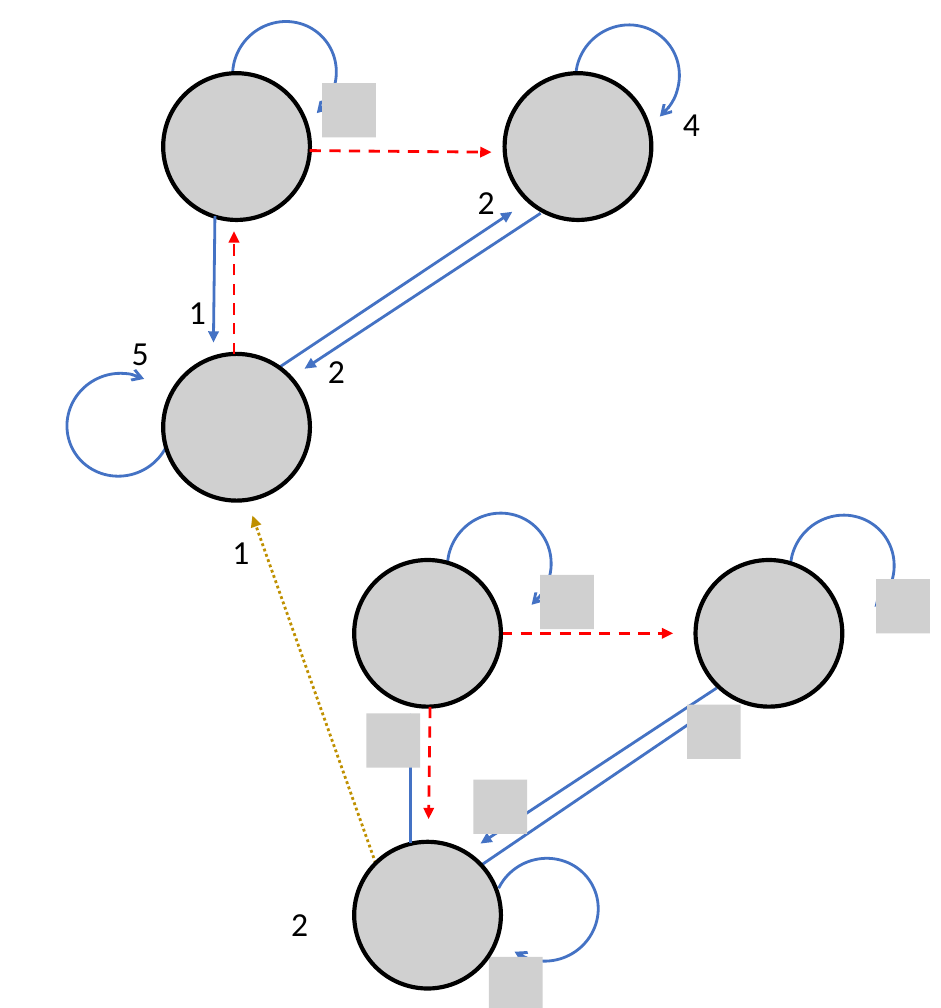
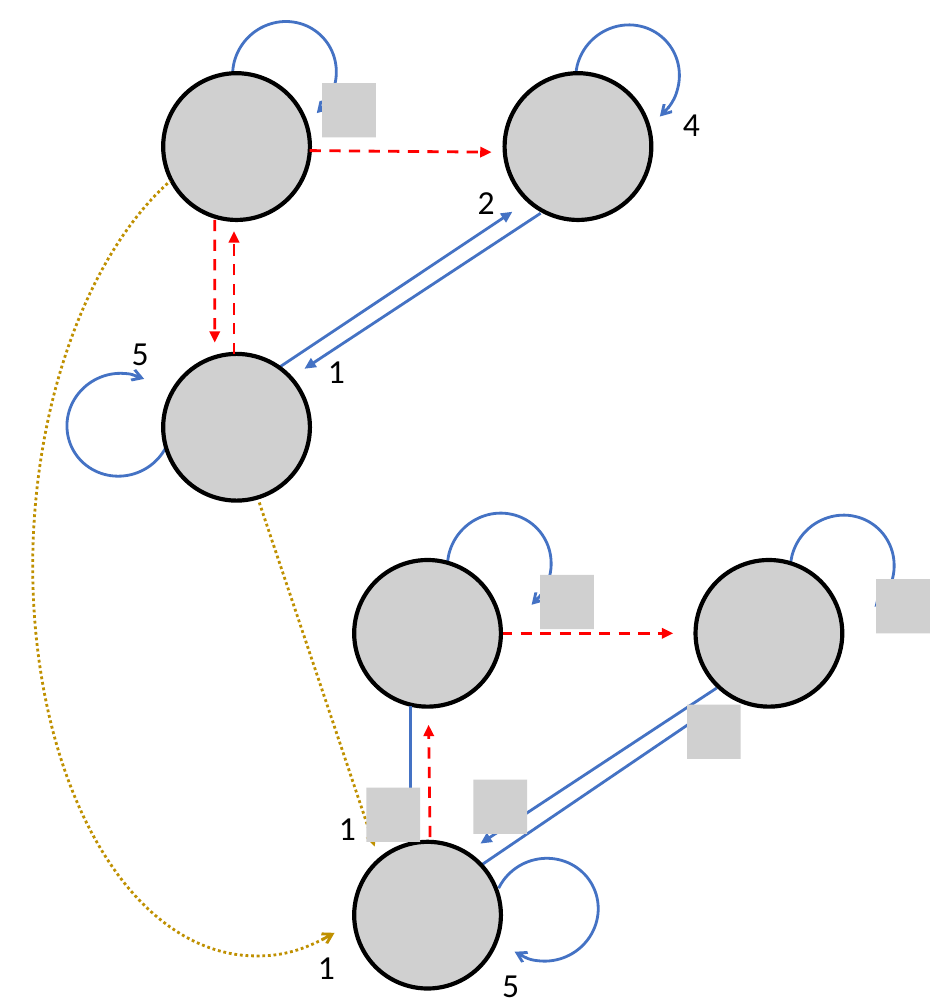
Before and after one commit to AlexanderMey/causal-local-linear, a slide deck: slide 1 of MainAlgo/Figures/LorenzFoundUncoupled.pptx. Drawn at 941x1008 pixels with LibreOffice and Linux fonts; fonts in the diff are those of the drawing; grey boxes stand for pictures. Boxes give left, top, right and bottom in pixels: in the first picture for what was removed or moved away, otherwise in the second. Text is boxed around its words. In the diff, an @@ line names an element or a change of style, - is before the commit and + after.

```diff
--- a/MainAlgo/Figures/LorenzFoundUncoupled.pptx
+++ b/MainAlgo/Figures/LorenzFoundUncoupled.pptx
@@ arc (boxed as its full ellipse) added at [15,123,523,966], outline #BF9000 1.5 pt dashed @@
@@ arrow moved from (215, 216) - (214, 343) to (215, 220) - (215, 343) @@
@@ arrow (215, 220) - (215, 343): stroke #4472C4 1.5 pt to #FF0000 1.5 pt dashed @@
@@ text at [328,361,345,383]: text changed @@
-2
+1
@@ arrow moved from (375, 863) - (253, 516) to (259, 503) - (375, 847) @@
@@ picture removed at [367,714,421,768] @@
@@ arrow moved from (410, 844) - (410, 714) to (410, 707) - (410, 836) @@
@@ arrow moved from (430, 707) - (429, 819) to (430, 837) - (429, 725) @@
@@ text "1": place and size @@
-text "1" at [232,542,249,564]
+text "1" at [339,818,356,840]
@@ picture added at [367,788,421,842] @@
@@ text removed at [291,914,308,936] @@
-2
@@ text "1": place and size @@
-text "1" at [189,302,206,324]
+text "1" at [318,957,335,979]
@@ picture removed at [489,957,543,1008] @@
@@ text added at [502,975,519,998], 18 pt, text #000000 @@
+5
```
Also in this commit, not shown: 31 other files.
